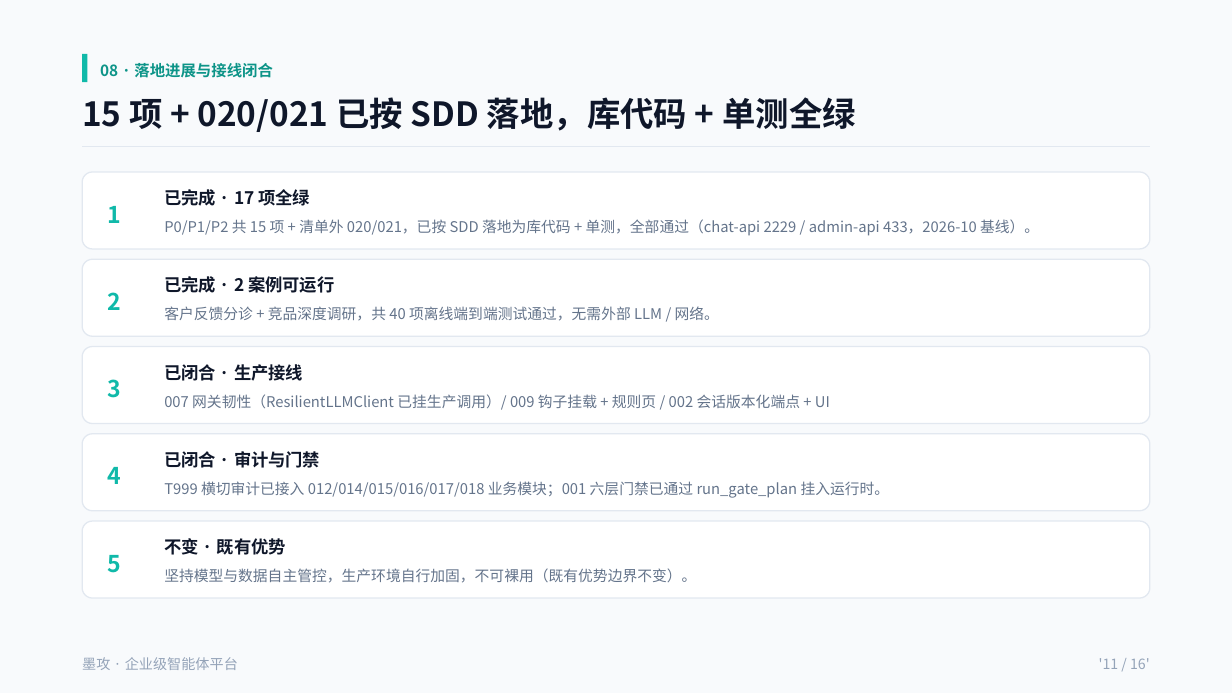
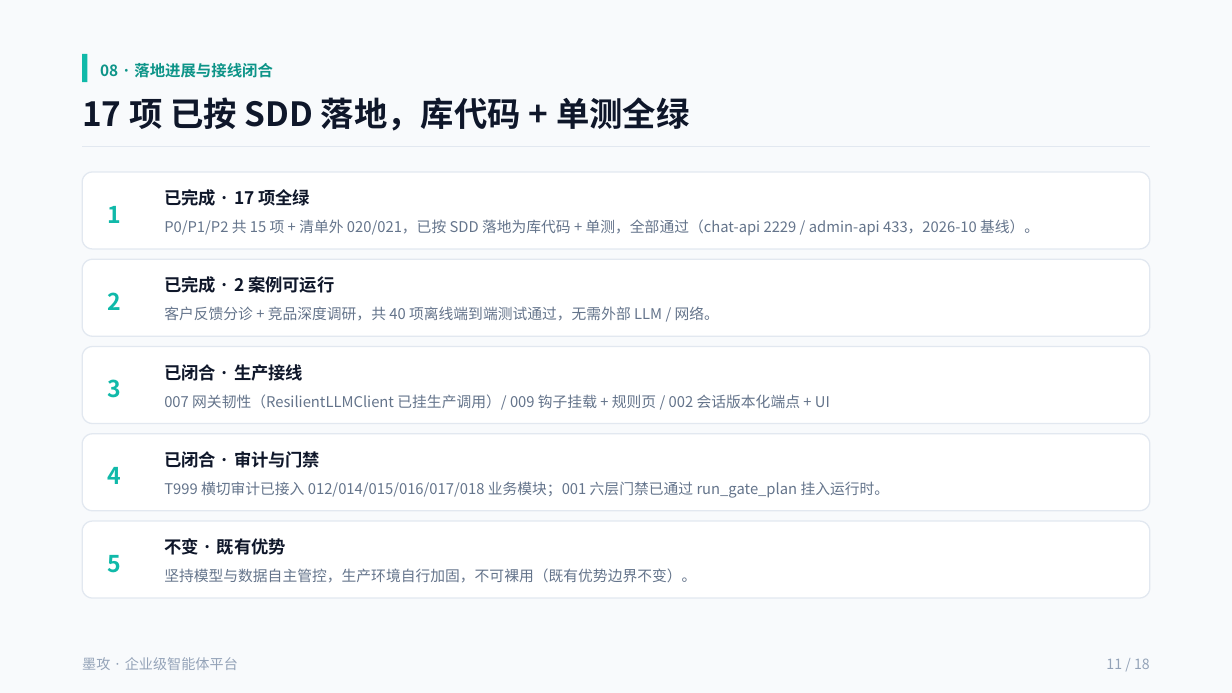
Before and after one commit to cooper2006/mogo, a slide deck: slide 13 of docs/intro-v4.pptx (slide 11 before the commit). Drawn at 1232x693 pixels with LibreOffice and Linux fonts; fonts in the diff are those of the drawing. Boxes give left, top, right and bottom in pixels: in the first picture for what was removed or moved away, otherwise in the second. Text is boxed around its words. In the diff, an @@ line names an element or a change of style, - is before the commit and + after.

```diff
--- a/docs/intro-v4.pptx
+++ b/docs/intro-v4.pptx
@@ text at bbox=[82, 97, 690, 131]: text changed @@
-15 项 + 020/021 已按 SDD 落地，库代码 + 单测全绿
+17 项 已按 SDD 落地，库代码 + 单测全绿
@@ text at bbox=[1106, 658, 1150, 669]: text changed @@
-'11 / 16'
+11 / 18
```
Also in this commit, not shown: 15 other slides changed, 2 slides added, 8 other files.
